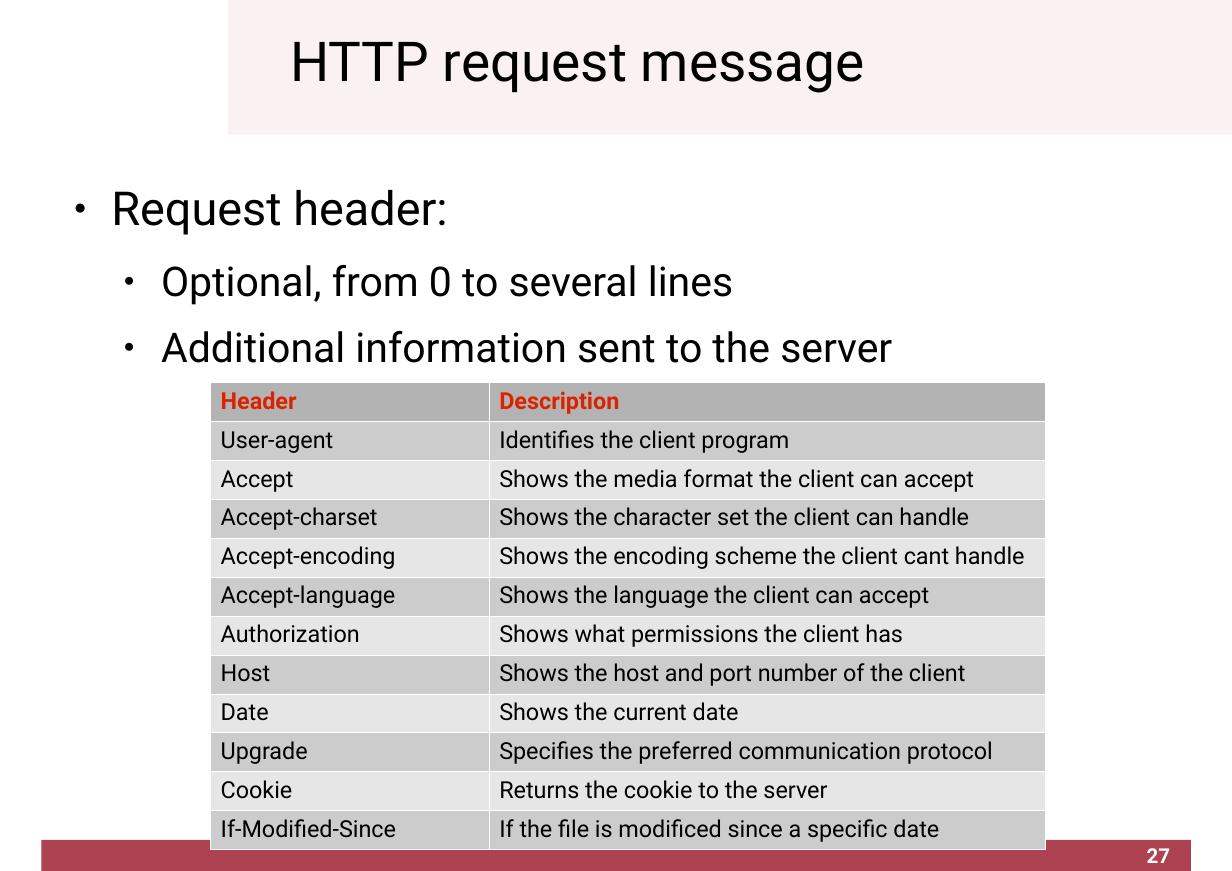
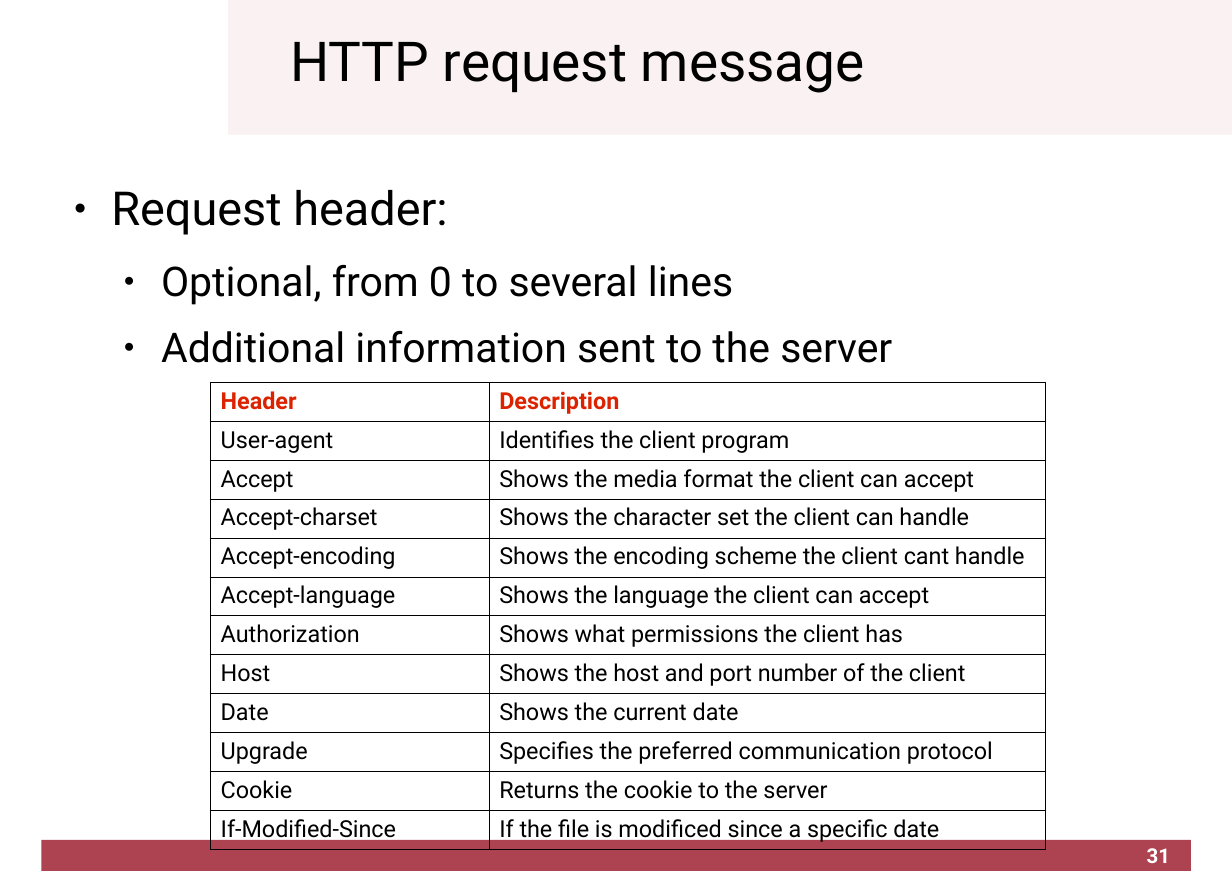
Before and after one commit to cletomartin/redes1, a slide deck: slide 31 of slides/application.odp (slide 27 before the commit). Drawn at 1232x871 pixels with LibreOffice and Linux fonts; fonts in the diff are those of the drawing; background and template pictures are left out. Boxes give left, top, right and bottom in pixels: in the first picture for what was removed or moved away, otherwise in the second. Text is boxed around its words. In the diff, an @@ line names an element or a change of style, - is before the commit and + after.

```diff
--- a/slides/application.odp
+++ b/slides/application.odp
@@ table at (211,383,1045,849) @@
@@ fill #B3B3B3 to none in row 1 @@
@@ fill #CCCCCC to none in 12 cells @@
@@ fill #E6E6E6 to none in 10 cells @@
@@ borders changed @@
@@ page number at (1147,848,1171,863): text changed @@
-27
+31
```
Also in this commit, not shown: 11 other slides changed, 4 slides added, 2 other files.
